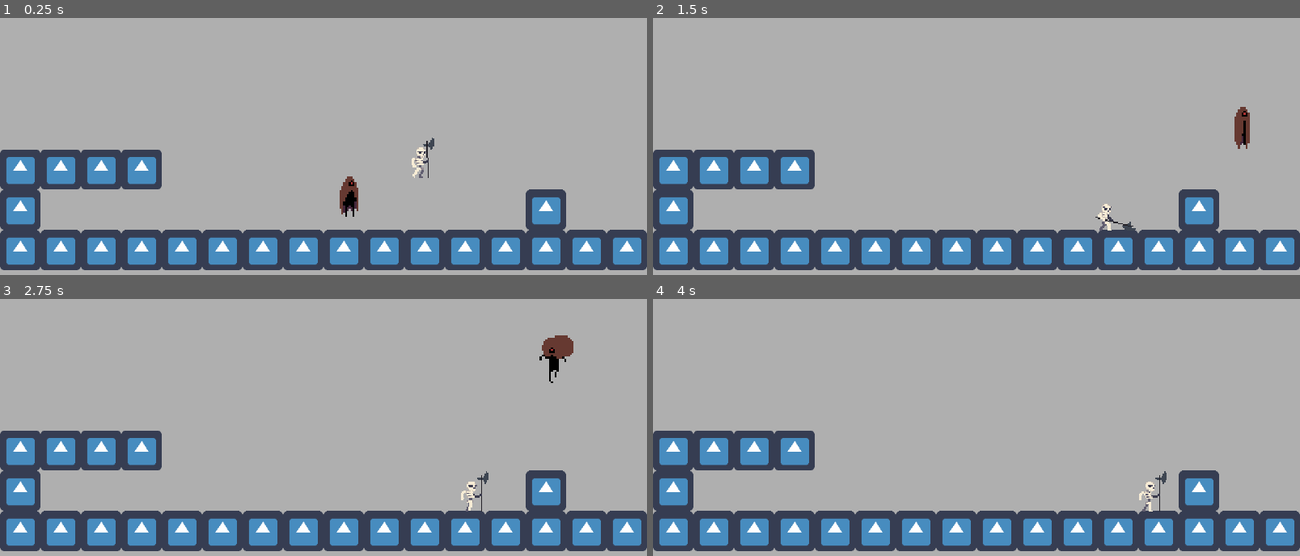
Above: before the commit, frames 1-4 (two rows, left to right).
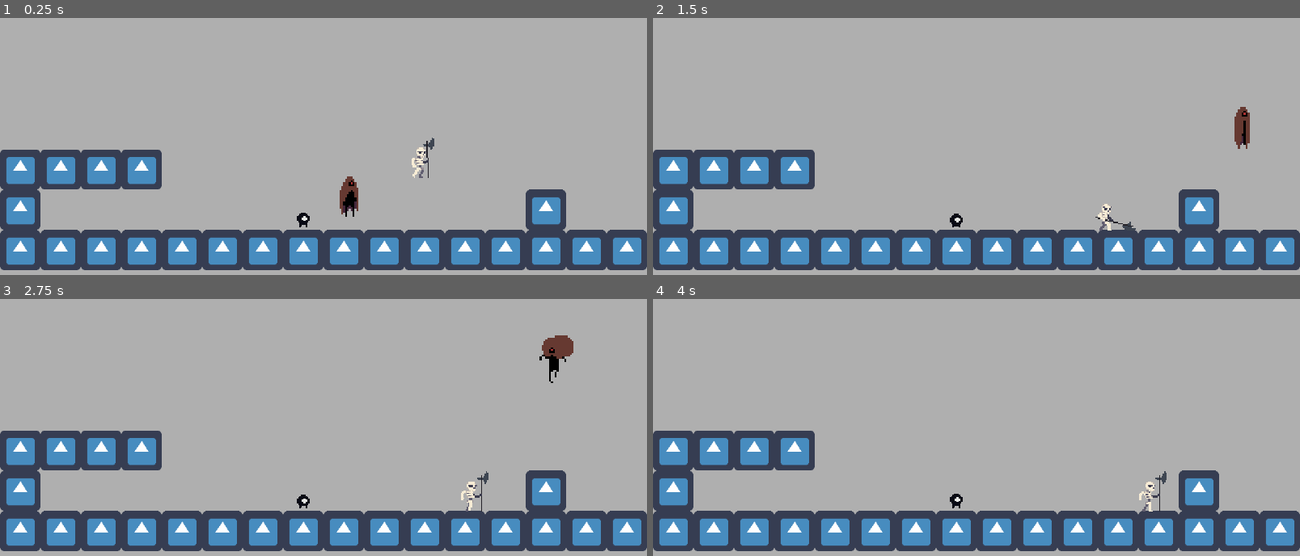
Above: after the commit, the same moments.

Repository: dav1dosaro/conquer
Game: Godot game, scene res://src/scenes/Game.tscn
Same seed, same stepped clock (60 frames per second), same inputs: the game is played once before the commit and once after it. The engine's default icon, where the game draws it, is replaced by a stand-in: a white triangle on a blue panel in a dark square.
Inputs:
- Up to frame 1 (0.25 s): no input
- Up to frame 2 (1.5 s): hold Right (ui_right) from 0.53 s (still down); tap Space (jump) at 0.6, 0.77, 1.07, 1.35 s
- Up to frame 3 (2.75 s): tap Space (jump) at 1.52, 1.82, 2.1 s; release Right (ui_right) at 2.03 s; hold Left (ui_left) from 2.03 s (still down)
- Up to frame 4 (4 s): release Left (ui_left) at 2.78 s; hold Right (ui_right) from 2.78 s (still down); tap Space (jump) at 2.85, 3.02, 3.32, 3.6, 3.77 s

The runs differ from the first frame. In frame 1, less than 0.1% of the frame differs, in the area x 45-48%, y 75-82%; in frame 2, less than 0.1%; in frame 3, less than 0.1%; in frame 4, less than 0.1%.

Commit message:
SkeletonDone

Diff:
--- /dev/null
+++ b/src/scenes/enemy/Blob/Blob.gd
@@ -0,0 +1 @@
+extends KinematicBody2D
--- /dev/null
+++ b/src/scenes/enemy/Blob/Blob.tscn
@@ -0,0 +1,208 @@
+[gd_scene load_steps=40 format=2]
+
+[ext_resource path="res://src/scenes/enemy/Blob/Blob.gd" type="Script" id=1]
+[ext_resource path="res://src/scenes/enemy/Blob/images/death.png" type="Texture" id=2]
+[ext_resource path="res://src/scenes/enemy/Blob/images/run.png" type="Texture" id=3]
+[ext_resource path="res://src/scenes/enemy/Blob/images/idle.png" type="Texture" id=4]
+[ext_resource path="res://src/scenes/enemy/Blob/images/jump(attack).png" type="Texture" id=5]
+
+[sub_resource type="RectangleShape2D" id=111]
+extents = Vector2( 10, 12 )
+
+[sub_resource type="AtlasTexture" id=122]
+atlas = ExtResource( 5 )
+region = Rect2( 0, 0, 192, 192 )
+
+[sub_resource type="AtlasTexture" id=123]
+atlas = ExtResource( 5 )
+region = Rect2( 192, 0, 192, 192 )
+
+[sub_resource type="AtlasTexture" id=124]
+atlas = ExtResource( 5 )
+region = Rect2( 384, 0, 192, 192 )
+
+[sub_resource type="AtlasTexture" id=125]
+atlas = ExtResource( 5 )
+region = Rect2( 576, 0, 192, 192 )
+
+[sub_resource type="AtlasTexture" id=126]
+atlas = ExtResource( 5 )
+region = Rect2( 768, 0, 192, 192 )
+
+[sub_resource type="AtlasTexture" id=127]
+atlas = ExtResource( 5 )
+region = Rect2( 960, 0, 192, 192 )
+
+[sub_resource type="AtlasTexture" id=128]
+atlas = ExtResource( 5 )
+region = Rect2( 1152, 0, 192, 192 )
+
+[sub_resource type="AtlasTexture" id=129]
+atlas = ExtResource( 5 )
+region = Rect2( 1344, 0, 192, 192 )
+
+[sub_resource type="AtlasTexture" id=130]
+atlas = ExtResource( 5 )
+region = Rect2( 1536, 0, 192, 192 )
+
+[sub_resource type="AtlasTexture" id=131]
+atlas = ExtResource( 2 )
+region = Rect2( 0, 0, 192, 192 )
+
+[sub_resource type="AtlasTexture" id=132]
+atlas = ExtResource( 2 )
+region = Rect2( 192, 0, 192, 192 )
+
+[sub_resource type="AtlasTexture" id=133]
+atlas = ExtResource( 2 )
+region = Rect2( 384, 0, 192, 192 )
+
+[sub_resource type="AtlasTexture" id=134]
+atlas = ExtResource( 2 )
+region = Rect2( 576, 0, 192, 192 )
+
+[sub_resource type="AtlasTexture" id=135]
+atlas = ExtResource( 2 )
+region = Rect2( 768, 0, 192, 192 )
+
+[sub_resource type="AtlasTexture" id=136]
+atlas = ExtResource( 2 )
+region = Rect2( 960, 0, 192, 192 )
+
+[sub_resource type="AtlasTexture" id=137]
+atlas = ExtResource( 2 )
+region = Rect2( 1152, 0, 192, 192 )
+
+[sub_resource type="AtlasTexture" id=138]
+atlas = ExtResource( 2 )
+region = Rect2( 1344, 0, 192, 192 )
+
+[sub_resource type="AtlasTexture" id=139]
+atlas = ExtResource( 2 )
+region = Rect2( 1536, 0, 192, 192 )
+
+[sub_resource type="AtlasTexture" id=140]
+atlas = ExtResource( 4 )
+region = Rect2( 0, 0, 192, 192 )
+
+[sub_resource type="AtlasTexture" id=141]
+atlas = ExtResource( 4 )
+region = Rect2( 192, 0, 192, 192 )
+
+[sub_resource type="AtlasTexture" id=142]
+atlas = ExtResource( 4 )
+region = Rect2( 384, 0, 192, 192 )
+
+[sub_resource type="AtlasTexture" id=143]
+atlas = ExtResource( 4 )
+region = Rect2( 576, 0, 192, 192 )
+
+[sub_resource type="AtlasTexture" id=144]
+atlas = ExtResource( 3 )
+region = Rect2( 0, 0, 192, 192 )
+
+[sub_resource type="AtlasTexture" id=145]
+atlas = ExtResource( 3 )
+region = Rect2( 192, 0, 192, 192 )
+
+[sub_resource type="AtlasTexture" id=146]
+atlas = ExtResource( 3 )
+region = Rect2( 384, 0, 192, 192 )
+
+[sub_resource type="AtlasTexture" id=147]
+atlas = ExtResource( 3 )
+region = Rect2( 576, 0, 192, 192 )
+
+[sub_resource type="AtlasTexture" id=148]
+atlas = ExtResource( 3 )
+region = Rect2( 768, 0, 192, 192 )
+
+[sub_resource type="AtlasTexture" id=149]
+atlas = ExtResource( 3 )
+region = Rect2( 960, 0, 192, 192 )
+
+[sub_resource type="AtlasTexture" id=150]
+atlas = ExtResource( 3 )
+region = Rect2( 1152, 0, 192, 192 )
+
+[sub_resource type="AtlasTexture" id=151]
+atlas = ExtResource( 3 )
+region = Rect2( 1344, 0, 192, 192 )
+
+[sub_resource type="SpriteFrames" id=11]
+animations = [ {
+"frames": [ SubResource( 122 ), SubResource( 123 ), SubResource( 124 ), SubResource( 125 ), SubResource( 126 ), SubResource( 127 ), SubResource( 128 ), SubResource( 129 ), SubResource( 130 ) ],
+"loop": false,
+"name": "Attack",
+"speed": 12.0
+}, {
+"frames": [ SubResource( 131 ), SubResource( 132 ), SubResource( 133 ), SubResource( 134 ), SubResource( 135 ), SubResource( 136 ), SubResource( 137 ), SubResource( 138 ), SubResource( 139 ) ],
+"loop": false,
+"name": "Death",
+"speed": 12.0
+}, {
+"frames": [ SubResource( 140 ), SubResource( 141 ), SubResource( 142 ), SubResource( 143 ) ],
+"loop": true,
+"name": "Idle",
+"speed": 12.0
+}, {
+"frames": [ SubResource( 144 ), SubResource( 145 ), SubResource( 146 ), SubResource( 147 ), SubResource( 148 ), SubResource( 149 ), SubResource( 150 ), SubResource( 151 ) ],
+"loop": true,
+"name": "Walk",
+"speed": 12.0
+} ]
+
+[sub_resource type="Animation" id=120]
+resource_name = "ATK"
+
+[sub_resource type="Animation" id=121]
+length = 0.001
+
+[node name="Blob" type="KinematicBody2D" groups=["ENEMY"]]
+collision_layer = 4
+collision_mask = 4
+script = ExtResource( 1 )
+__meta__ = {
+"_edit_group_": true
+}
+
+[node name="CollisionShape2D" type="CollisionShape2D" parent="."]
+shape = SubResource( 111 )
+
+[node name="Floor_Ray" type="RayCast2D" parent="."]
+position = Vector2( 12, 0 )
+enabled = true
+cast_to = Vector2( 0, 19 )
+collision_mask = 4
+
+[node name="Wall_Ray" type="RayCast2D" parent="."]
+position = Vector2( 12, -1 )
+enabled = true
+cast_to = Vector2( 5, 0 )
+collision_mask = 4
+
+[node name="Body" type="AnimatedSprite" parent="."]
+position = Vector2( 0, -20 )
+scale = Vector2( 2, 2 )
+frames = SubResource( 11 )
+animation = "Idle"
+frame = 1
+playing = true
+
+[node name="TimerHolder" type="Node2D" parent="."]
+
+[node name="HitTimer" type="Timer" parent="TimerHolder"]
+wait_time = 0.05
+one_shot = true
+
+[node name="DeathTimer" type="Timer" parent="TimerHolder"]
+wait_time = 5.0
+one_shot = true
+
+[node name="Death" type="AudioStreamPlayer" parent="."]
+
+[node name="Attack" type="AudioStreamPlayer" parent="."]
+
+[node name="AnimationPlayer" type="AnimationPlayer" parent="."]
+anims/ATK = SubResource( 120 )
+anims/RESET = SubResource( 121 )
--- a/src/scenes/enemy/skeleton/Skeleton.tscn
+++ b/src/scenes/enemy/skeleton/Skeleton.tscn
@@ -322,10 +322,10 @@
 tracks/1/imported = false
 tracks/1/enabled = true
 tracks/1/keys = {
-"times": PoolRealArray( 0, 0.5, 1 ),
-"transitions": PoolRealArray( 1, 1, 1 ),
+"times": PoolRealArray( 0, 0.4, 0.6, 1 ),
+"transitions": PoolRealArray( 1, 1, 1, 1 ),
 "update": 1,
-"values": [ true, false, true ]
+"values": [ true, false, false, true ]
 }
 
 [sub_resource type="Animation" id=121]
@@ -385,7 +385,7 @@
 scale = Vector2( 2, 2 )
 frames = SubResource( 11 )
 animation = "Idle"
-frame = 10
+frame = 5
 playing = true
 
 [node name="TimerHolder" type="Node2D" parent="."]
--- a/src/scenes/test/Test.tscn
+++ b/src/scenes/test/Test.tscn
@@ -1,8 +1,9 @@
-[gd_scene load_steps=7 format=2]
+[gd_scene load_steps=8 format=2]
 
 [ext_resource path="res://src/scenes/player/player.tscn" type="PackedScene" id=1]
 [ext_resource path="res://src/scenes/enemy/skeleton/Skeleton.tscn" type="PackedScene" id=2]
 [ext_resource path="res://src/images/icon.png" type="Texture" id=3]
+[ext_resource path="res://src/scenes/enemy/Blob/Blob.tscn" type="PackedScene" id=4]
 
 [sub_resource type="OccluderPolygon2D" id=1]
 polygon = PoolVector2Array( 0, 0, 64, 0, 64, 64, 0, 64 )
@@ -51,3 +52,6 @@
 [node name="Skeleton" parent="." instance=ExtResource( 2 )]
 position = Vector2( 656, 376 )
 Player_Path = NodePath("../player")
+
+[node name="Blob" parent="." instance=ExtResource( 4 )]
+position = Vector2( 480, 496 )
Binary file added: src/scenes/enemy/Blob/images/death.png
Not shown, added: src/scenes/enemy/Blob/images/death.png.import
Binary file added: src/scenes/enemy/Blob/images/idle.png
Not shown, added: src/scenes/enemy/Blob/images/idle.png.import
Binary file added: src/scenes/enemy/Blob/images/jump(attack).png
Not shown, added: src/scenes/enemy/Blob/images/jump(attack).png.import
Binary file added: src/scenes/enemy/Blob/images/run.png
Not shown, added: src/scenes/enemy/Blob/images/run.png.import
